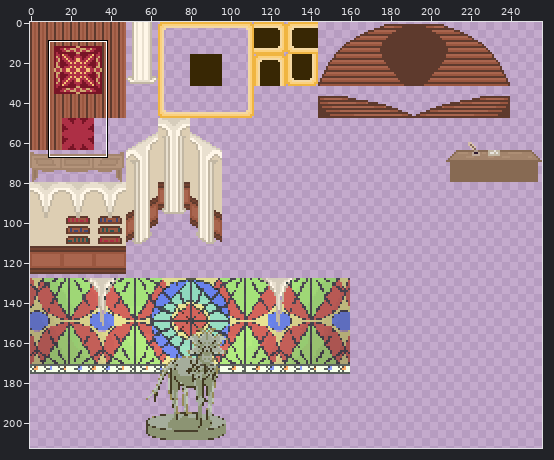
Sprite sheet, stored at Assets/Graphics/Tilesets/town_insideChurch.png. Above, an overview of the earlier version with the close-up marked.
Close-up. Before the edit:
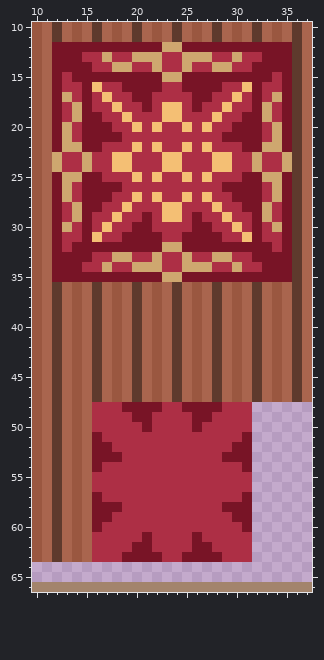
The file is 256x256 pixels. Pixels under 10% opacity are left out. Colours within 5 levels of each other are drawn and written as one. Shown: x 10..37, y 10..66. The wide view leaves out empty margins.
New version:
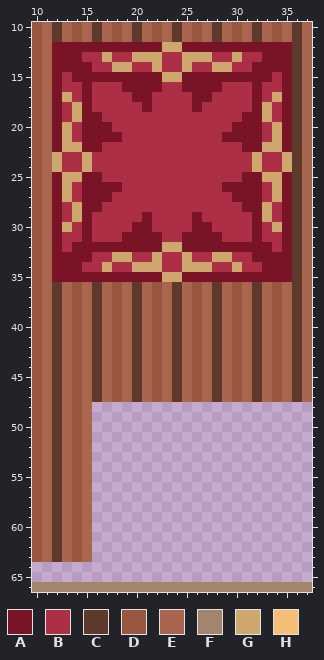
Palette (. is transparent): A #781426  B #ad2f45  C #5e3a2d  D #9a5740  E #a9654e  F #a3846c  G #cea76f  H #f4bf74
What changed:
Changed rows in their new state; - is an unchanged pixel.
first column x 16:
16 B--------------B
17 -B------------B-
18 --B----BB----B--
19 ---B---BB---B---
20 ----B-B--B-B----
22 ----B-B--B-B----
23 --BB---BB---BB--
24 --BB---BB---BB--
25 ----B-B--B-B----
27 ----B-B--B-B----
28 ---B---BB---B---
29 --B----BB----B--
30 -B------------B-
31 B--------------B
first column x 16:
48 ................
49 ................
50 ................
51 ................
52 ................
53 ................
54 ................
55 ................
56 ................
57 ................
58 ................
59 ................
60 ................
61 ................
62 ................
63 ................
